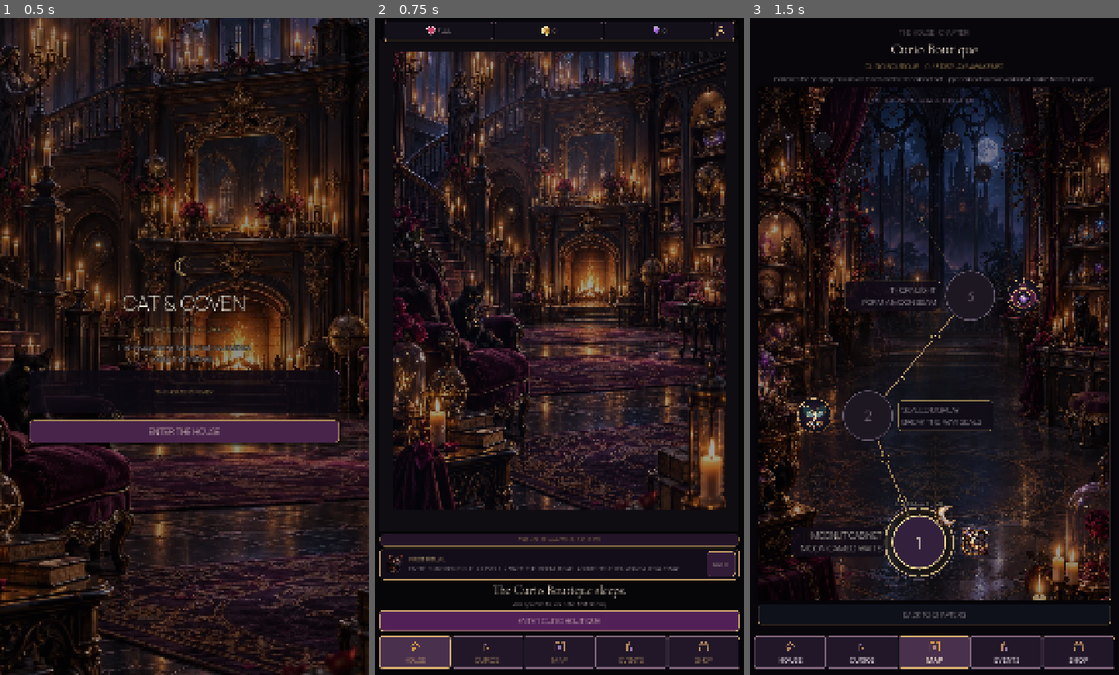
Above: before the commit, frames 1-3 (left to right).
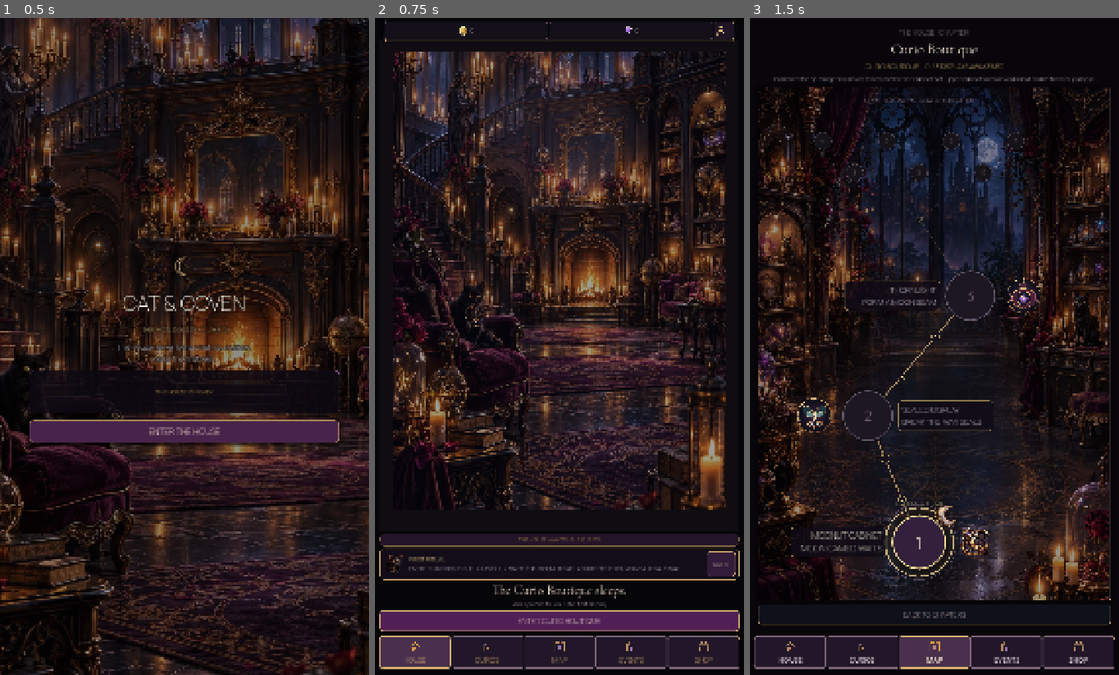
Above: after the commit, the same moments.

Repository: Jay-prodesign/akilta-match3
Game: Godot game, scene res://src/app/app_bootstrap.tscn
The game is run twice, just before and just after one commit, with the same random seed, the same clock (stepped at 60 frames per second) and the same inputs.
Inputs:
- Up to frame 1 (0.5 s): no input
- Up to frame 2 (0.75 s): click "ENTER THE HOUSE" at 0.5 s
- Up to frame 3 (1.5 s): click "ENTER CURIO BOUTIQUE" at 1.25 s

Frame 1 is identical in both runs. In frame 2, 0.1% of the frame differs, in the area x 13-79%, y 0-4%; in frame 3, nothing differs.

Commit message:
Economy: hide unimplemented life resource

Diff:
--- a/src/ui/shared/top_resource_bar.gd
+++ b/src/ui/shared/top_resource_bar.gd
@@ -44,9 +44,9 @@
 	row.add_theme_constant_override("separation", 4)
 	panel.add_child(row)
 
-	_add_chip(row, "LifeResource", "res://assets/ui/ui_heart.svg", "FULL")
-	_add_chip(row, "CoinResource", "res://assets/ui/ui_coin.svg", "12,340")
-	_add_chip(row, "GemResource", "res://assets/ui/ui_gem.svg", "520")
+	# Life consumption/refill is not connected yet; do not expose a fake life economy.
+	_add_chip(row, "CoinResource", "res://assets/ui/ui_coin.svg", "0")
+	_add_chip(row, "GemResource", "res://assets/ui/ui_gem.svg", "0")
 
 	var profile := Button.new()
 	profile.name = "KeeperProfile"
@@ -81,18 +81,13 @@
 static func refresh(panel: PanelContainer, progress) -> void:
 	if panel == null:
 		return
-	var lives := 5
-	var coins := 12340
-	var gems := 520
+	var coins := 0
+	var gems := 0
 	if progress != null:
-		lives = clampi(int(progress.lives), 0, 5)
 		coins = maxi(0, int(progress.coins))
 		gems = maxi(0, int(progress.gems))
-	var life := panel.find_child("LifeResource", true, false) as Label
 	var coin := panel.find_child("CoinResource", true, false) as Label
 	var gem := panel.find_child("GemResource", true, false) as Label
-	if life != null:
-		life.text = "FULL" if lives >= 5 else "%d / 5" % lives
 	if coin != null:
 		coin.text = _format_number(coins)
 	if gem != null:
